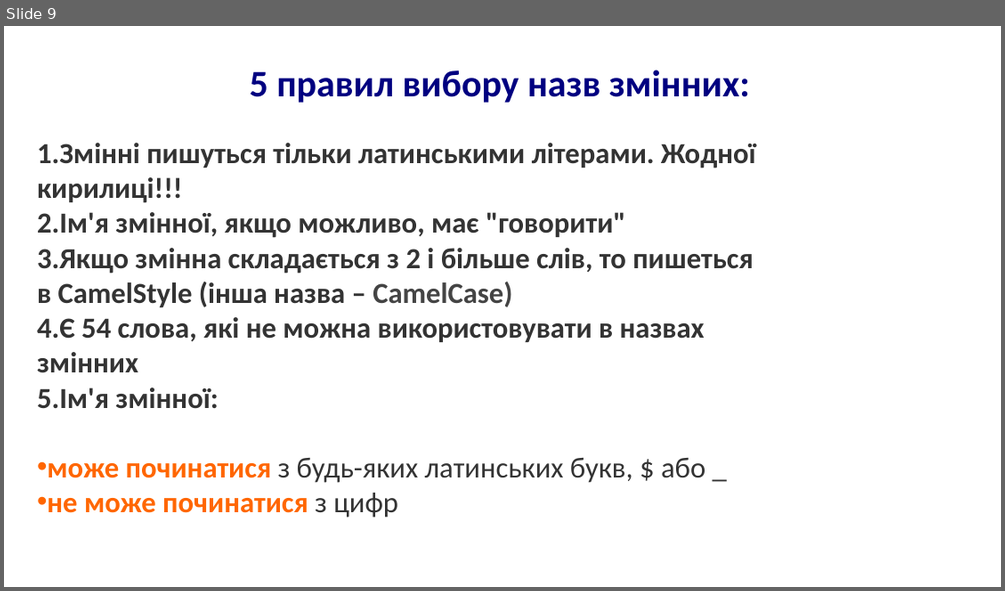
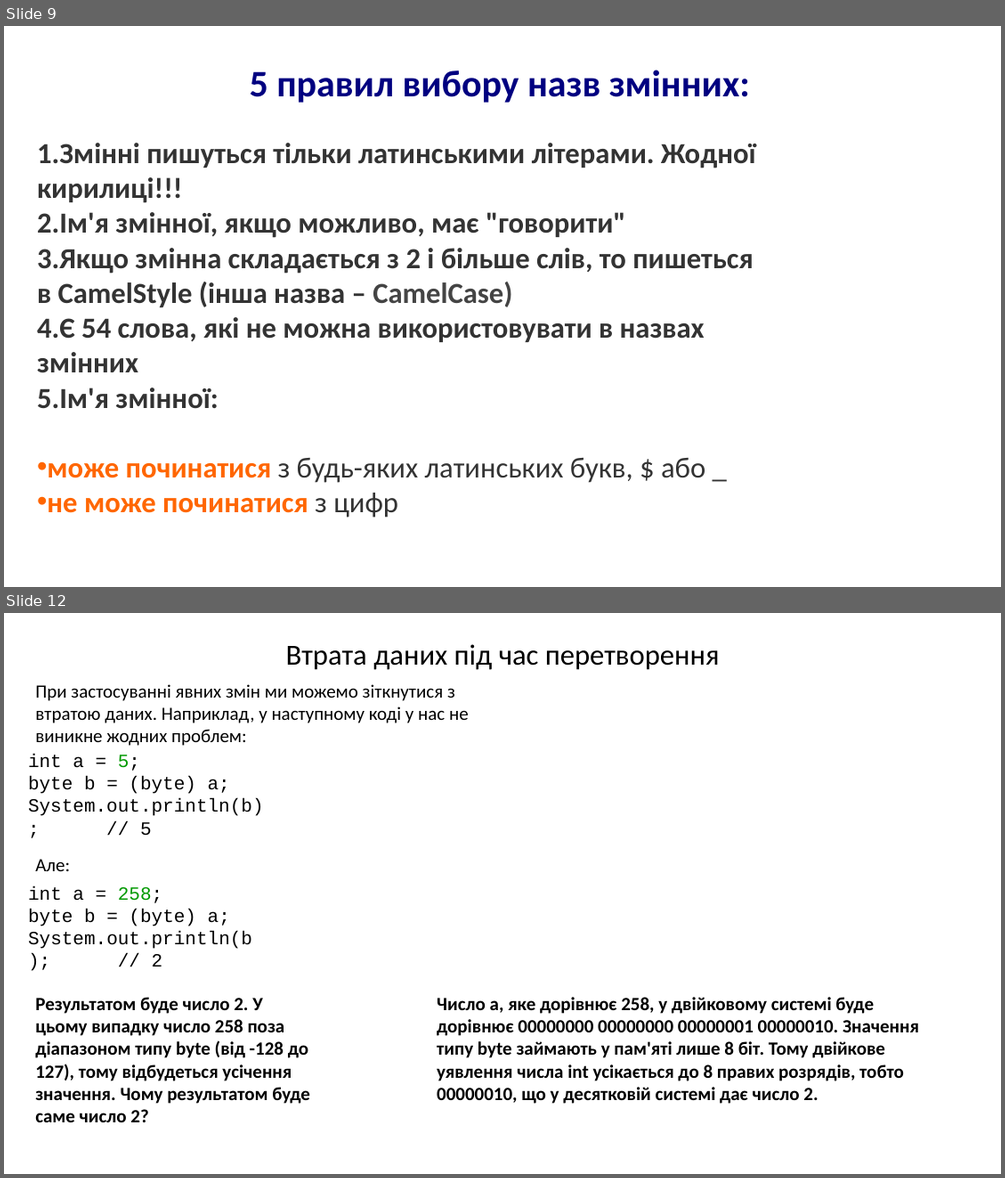
Before and after one commit to arg3ntuum/JavaCourse, a slide deck: Java Урок 1 Змінні.pptx. Shown one above the other, each under a label of ours: slide 9 before the commit, slides 9 and 12 after it; the slides between them are not shown. The pictures are 1005x591 and 1005x1178 pixels, drawn with LibreOffice and Linux fonts; fonts in the diff are those of the drawing. Boxes give left, top, right and bottom in pixels: in the first picture for what was removed or moved away, otherwise in the second. Text is boxed around its words. In the diff, an @@ line names an element or a change of style, - is before the commit and + after.

```diff
--- a/Java Урок 1 Змінні.pptx
+++ b/Java Урок 1 Змінні.pptx
@@ slide 12 added at [4, 613, 1001, 1174], background #FFFFFF @@
@@ text added at [286, 644, 720, 670], 28 pt, text #000000 @@
+Втрата даних під час перетворення
@@ text added at [35, 684, 469, 746], 18 pt, text #000000 @@
+При застосуванні явних змін ми можемо зіткнутися з втратою даних. Наприклад, у наступному коді у нас не виникне жодних проблем:
@@ text added at [28, 754, 264, 835], 18 pt, text #000000 @@
+int a = 5;
+byte b = (byte) a;
+System.out.println(b); // 5
@@ text added at [35, 859, 70, 871], 18 pt, text #000000 @@
+Але:
@@ text added at [28, 886, 252, 966], 18 pt, text #000000 @@
+int a = 258;
+byte b = (byte) a;
+System.out.println(b); // 2
@@ text added at [35, 997, 310, 1122], 18 pt, text #000000, bold @@
+Результатом буде число 2. У цьому випадку число 258 поза діапазоном типу byte (від -128 до 127), тому відбудеться усічення значення. Чому результатом буде саме число 2?
@@ text added at [437, 997, 919, 1103], 18 pt, text #000000, bold @@
+Число a, яке дорівнює 258, у двійковому системі буде дорівнює 00000000 00000000 00000001 00000010. Значення типу byte займають у пам'яті лише 8 біт. Тому двійкове уявлення числа int усікається до 8 правих розрядів, тобто 00000010, що у десятковій системі дає число 2.
```
Also in this commit, not shown: 2 other slides added, 1 other file.
